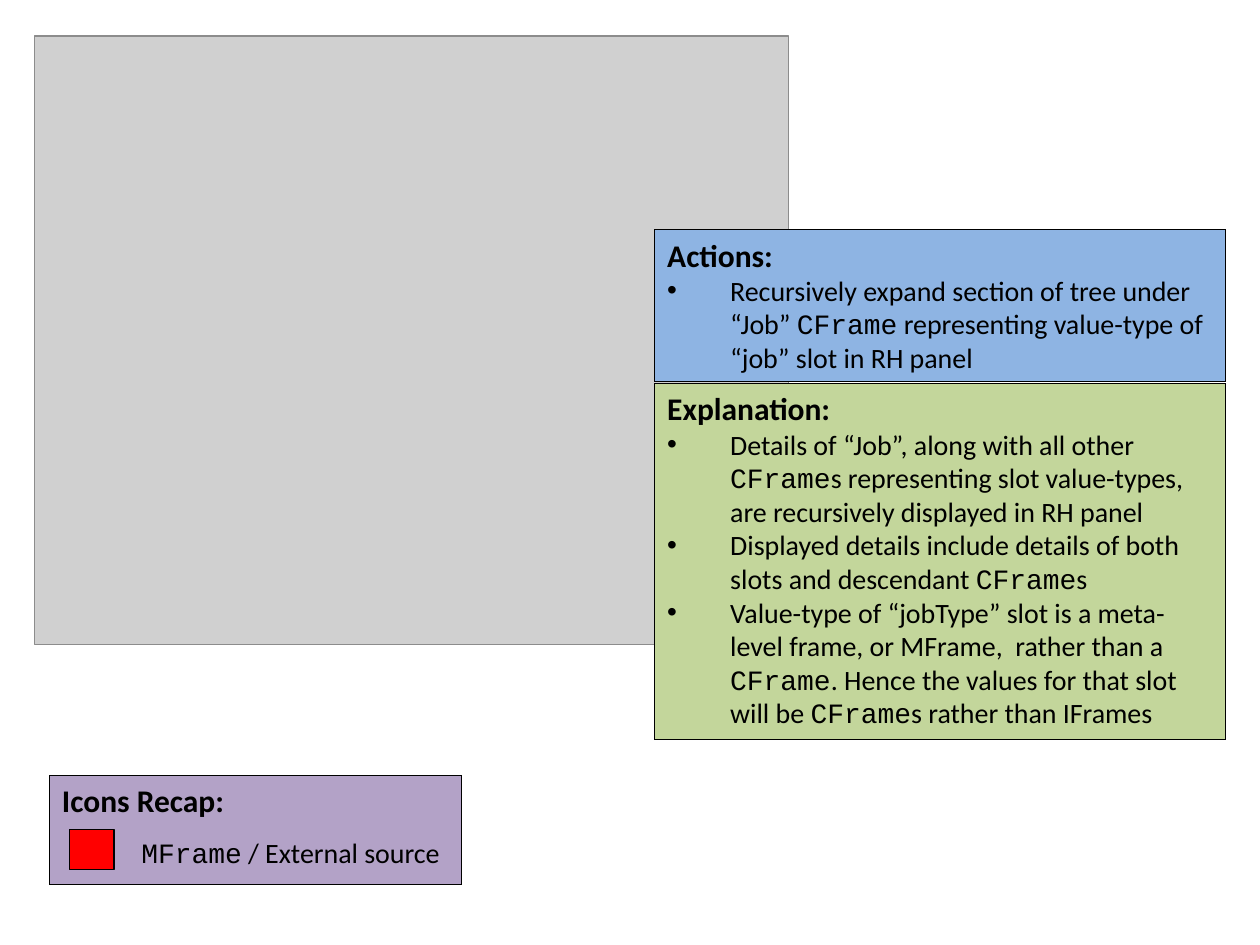
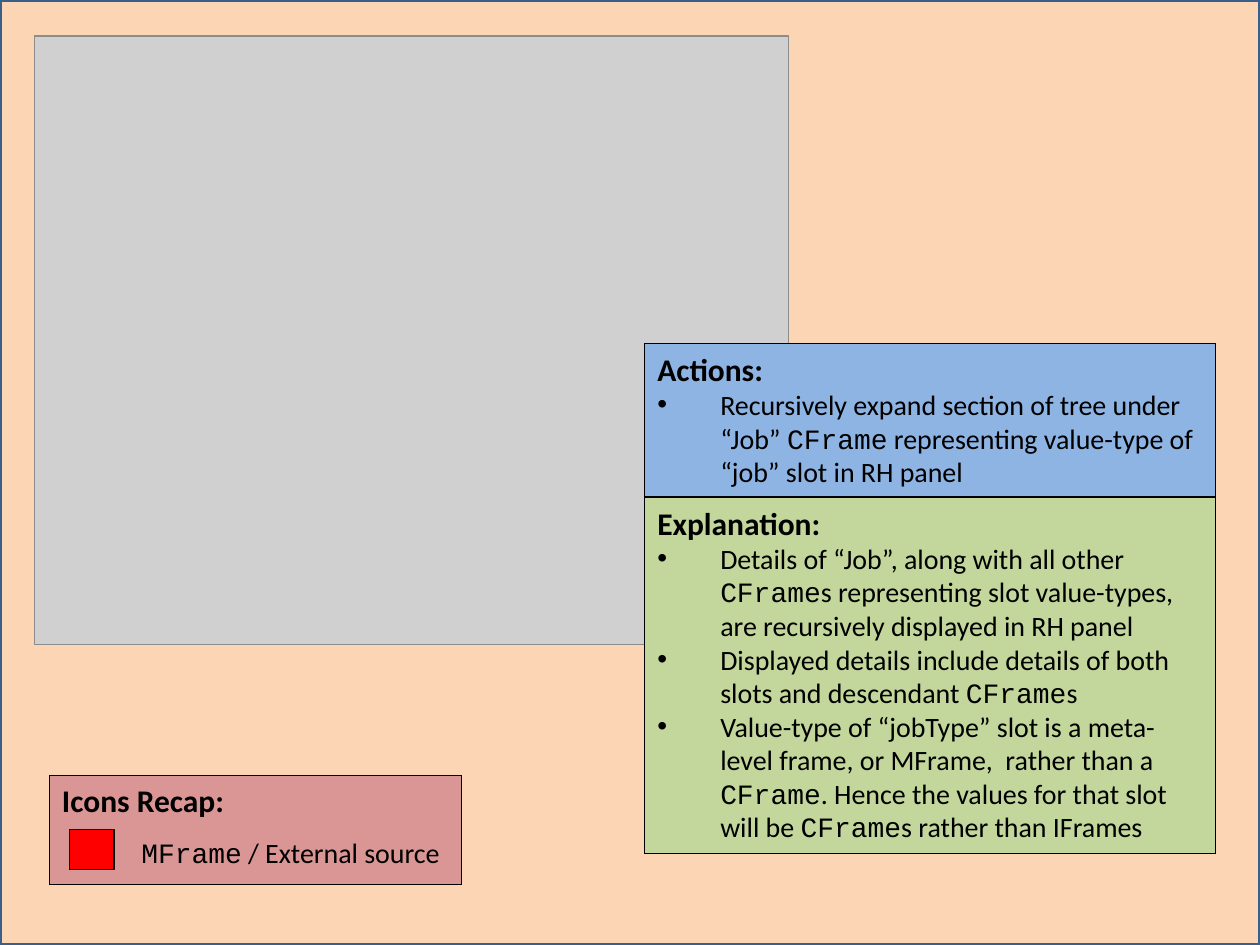
Before and after one commit to colin-puleston/mekon-hobo, a slide deck: slide 15 of docs/MEKON-HOBO Introductory Tutorial.pptx. Drawn at 1260x945 pixels with LibreOffice and Linux fonts; fonts in the diff are those of the drawing; grey boxes stand for pictures. Boxes give left, top, right and bottom in pixels: in the first picture for what was removed or moved away, otherwise in the second. Text is boxed around its words. In the diff, an @@ line names an element or a change of style, - is before the commit and + after.

```diff
--- a/docs/MEKON-HOBO Introductory Tutorial.pptx
+++ b/docs/MEKON-HOBO Introductory Tutorial.pptx
@@ rectangle added at [0,0,1260,945], fill #FCD5B5, outline #3A5F8C 2 pt @@
@@ rectangle "Actions:": place and size @@
-rectangle "Actions:" at [655,229,1226,382]
+rectangle "Actions:" at [645,344,1216,496]
@@ rectangle "Explanation:": place and size @@
-rectangle "Explanation:" at [655,383,1226,740]
+rectangle "Explanation:" at [645,498,1216,854]
@@ rectangle "Icons Recap:" at [49,775,461,885]: fill #B3A2C7 to #D99694 @@
```
Also in this commit, not shown: 28 other slides changed, 1 slide added.
